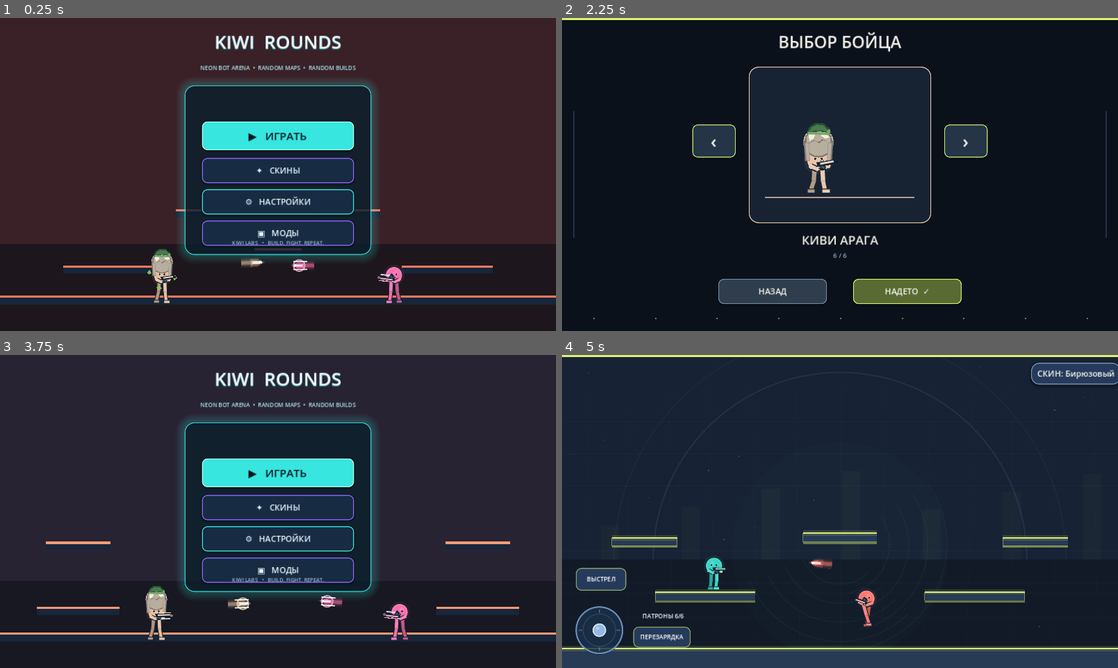
Above: before the commit, frames 1-4 (two rows, left to right).
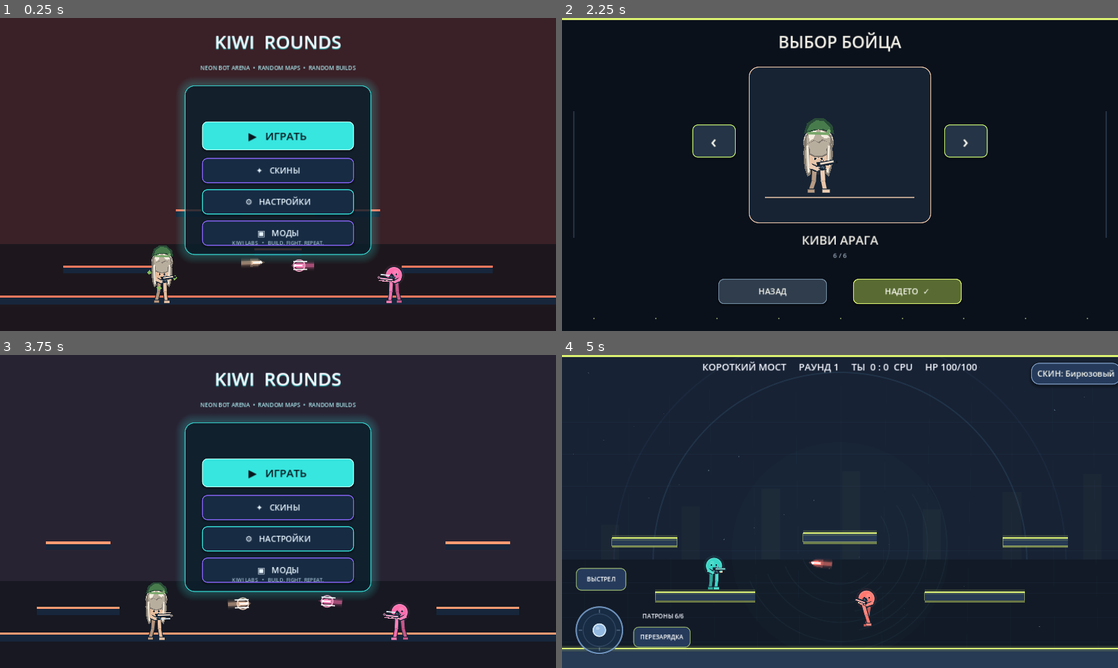
Above: after the commit, the same moments.

Repository: loslam-del/Kiwi-rounds
Game: Godot game, scene res://scenes/main.tscn
The game is run twice, just before and just after one commit, with the same random seed, the same clock (stepped at 60 frames per second) and the same inputs. Sound files missing from this copy of the repository are replaced by a short silence.
Inputs:
- Up to frame 1 (0.25 s): no input
- Up to frame 2 (2.25 s): click "▶ ИГРАТЬ" at 0.5 s; click "СКИН" at 1.25 s; click "‹" at 2 s
- Up to frame 3 (3.75 s): click "›" at 2.75 s; click "НАЗАД" at 3.5 s
- Up to frame 4 (5 s): click "▶ ИГРАТЬ" at 4.25 s

The runs differ from the first frame. In frame 1, 0.1% of the frame differs, in the area x 27-32%, y 72-86%; in frame 2, 0.3%; in frame 3, 0.1%; in frame 4, 0.6%, in the area x 25-75%, y 2-6%.
Error before the commit: Invalid access to property or key 'shoot_once' on a base object of type 'CharacterBody2D (ArenaPlayer)'. (res://scripts/main.gd:543)
Error after the commit: Invalid access to property or key 'released' on a base object of type 'Control (VirtualJoystick)'. (res://scripts/main.gd:543)

Commit message:
Add Kiwi fighter details and health handling

Diff:
--- a/scripts/player.gd
+++ b/scripts/player.gd
@@ -74,6 +74,8 @@
 var remote_jump := false
 var remote_fire := false
 var remote_reload := false
+var max_health := 100
+var health := 100
 
 
 # Lightweight ragdoll-style limb physics. Angles and angular velocity are
@@ -132,6 +134,13 @@
 
 func set_fire(value: bool) -> void:
     touch_fire = value
+
+func shoot_once() -> void:
+    if not is_bot and not remote_controlled and is_physics_processing():
+        _fire_pulse()
+
+func take_damage(amount: int) -> void:
+    health = maxi(0, health - maxi(amount, 0))
 
 func clear_touch_controls() -> void:
     move_stick = Vector2.ZERO
@@ -463,6 +472,7 @@
     hitstun_timer = 0.0
     bot_jump_hold_timer = 0.0
     air_jumps_left = 1 + extra_air_jumps
+    health = max_health
 
 func _draw() -> void:
     var moving := is_on_floor() and absf(velocity.x) > 35.0
@@ -575,22 +585,46 @@
             center+Vector2(18,-37),center+Vector2(11,-35),
             center+Vector2(5,-39)
         ]),hair_light)
-        draw_line(center+Vector2(-20,-27),center+Vector2(-18,1),hair_shadow,7.0,true)
-        draw_line(center+Vector2(-19,-27),center+Vector2(-17,0),hair,4.2,true)
-        draw_line(center+Vector2(20,-27),center+Vector2(18,1),hair_shadow,7.0,true)
-        draw_line(center+Vector2(19,-27),center+Vector2(17,0),hair,4.2,true)
+        # Long side locks fall past the shoulders and sway with the running animation.
+        var hair_sway := sin(animation_time * 0.8) * (2.0 if moving else 0.7)
+        draw_colored_polygon(PackedVector2Array([
+            center+Vector2(-21,-29), center+Vector2(-25,-13),
+            center+Vector2(-23,12), center+Vector2(-18,28),
+            center+Vector2(-12,23), center+Vector2(-15,4),
+            center+Vector2(-14,-18)
+        ]),hair_shadow)
+        draw_colored_polygon(PackedVector2Array([
+            center+Vector2(-19,-28), center+Vector2(-22,-12),
+            center+Vector2(-20,10), center+Vector2(-17,24),
+            center+Vector2(-14,18), center+Vector2(-17,2),
+            center+Vector2(-16,-18)
+        ]),hair)
+        draw_colored_polygon(PackedVector2Array([
+            center+Vector2(20,-29), center+Vector2(24,-12),
+            center+Vector2(22,12), center+Vector2(17,28),
+            center+Vector2(11,22), center+Vector2(14,4),
+            center+Vector2(13,-18)
+        ]),hair_shadow)
+        draw_colored_polygon(PackedVector2Array([
+            center+Vector2(18,-28), center+Vector2(21,-12),
+            center+Vector2(19,10), center+Vector2(16,24),
+            center+Vector2(13,18), center+Vector2(16,2),
+            center+Vector2(15,-18)
+        ]),hair)
+        draw_line(center+Vector2(-18,-23),center+Vector2(-16,20),hair_light,1.8,true)
+        draw_line(center+Vector2(17,-23),center+Vector2(15,20),hair_light,1.8,true)
         # Kiwi's recognizable green cap, clearly separated from the hair.
         draw_colored_polygon(PackedVector2Array([
-            center+Vector2(-20,-43),center+Vector2(-15,-55),
-            center+Vector2(-5,-61),center+Vector2(9,-60),
-            center+Vector2(19,-51),center+Vector2(21,-42),
-            center+Vector2(12,-45),center+Vector2(0,-47),center+Vector2(-12,-44)
+            center+Vector2(-24,-43),center+Vector2(-19,-60),
+            center+Vector2(-6,-69),center+Vector2(10,-68),
+            center+Vector2(23,-57),center+Vector2(26,-42),
+            center+Vector2(14,-47),center+Vector2(0,-50),center+Vector2(-14,-46)
         ]),green_dark)
         draw_colored_polygon(PackedVector2Array([
-            center+Vector2(-16,-46),center+Vector2(-11,-54),
-            center+Vector2(-3,-58),center+Vector2(8,-57),
-            center+Vector2(15,-50),center+Vector2(17,-45),
-            center+Vector2(7,-48),center+Vector2(-5,-48)
+            center+Vector2(-19,-47),center+Vector2(-14,-58),
+            center+Vector2(-4,-65),center+Vector2(9,-64),
+            center+Vector2(19,-54),center+Vector2(21,-45),
+            center+Vector2(8,-51),center+Vector2(-7,-50)
         ]),green)
         draw_line(center+Vector2(-17,-44),center+Vector2(18,-43),green_light,3.0,true)
         draw_circle(center+Vector2(17,-47),3.0,green_light)
